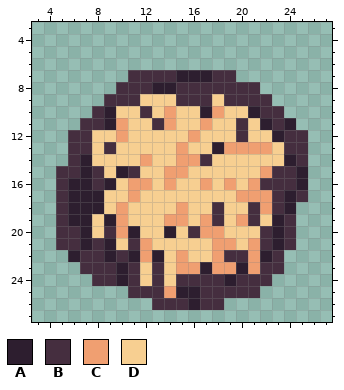
File history of a pixel-art sprite, src/assets/img/skrynia/energyClass.png. Above is the file before it was changed.
The file is 512x512 pixels, drawn in blocks of 16x16; one block is one cell here. Shown: x 3..27, y 3..27.
Palette (. is transparent): A #2d1e2f  B #452e3f  C #f09f71  D #f7cf91
Pixels before, first column x 5:
 7 ......BBBBAAABB......
 8 .....BBBAABBBBBBB....
 9 ....BBBDDDBBBDBBBB...
10 ...BADDBDCDDACDDABB..
11 ..BBACDDBCDDCDDBDABA.
12 .BBDDCDDDDDCDDDBDDABB
13 .BBDBDDDDDCDDACCCCDBB
14 .BADDDDCDDCCBDDDDDDAB
15 BBABDABDDCCDDDDDDCBBA
16 BAABADCCDCDDCDCDCBBBA
17 BAAADDCDDDDDDDDCCCBAB
18 BAAADCDDDDCDDBDDBCBA.
19 BAADACDDDCCDCBDCBDAB.
20 BBADBCADDADBCCDDDBAB.
21 BBABADBCDDDDDCCDCBAB.
22 .ABBABACADCDDCBBCAB..
23 ..BBBABDBDCCACCACBB..
24 ...BBABDBDBBBBABBB...
25 ......BBBCAABBBBB....
26 ........BBBABB.......
The same view after the edit:
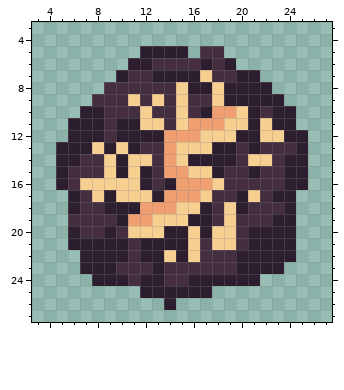
Difference:
Changed rows in their new state; - is an unchanged pixel.
first column x 5:
 5 -------AAAA-BB-------
 6 ------AABBBBABA------
 7 -----A--AA--D--AA----
 8 ----B---BBDAADAAAA---
 9 ---B--DB-BD---AAAAA--
10 --AABBBDBB-B--C---AA-
11 -AAABAA-DB-C-C-DADA--
12 -AAABAAAACC----AA-DAA
13 AAA-A-ABBCD---ABABB-A
14 AABB-A-DBCDAAAAB--B-A
15 A-B---DAB----ABBAB-A-
16 ABDDD-DABACC--BBB--A-
17 .-BDA-D-ACCC-BBADBA-.
18 .-BBAAACCCD-A--A-B---
19 .BBBBACC-DDAA--B-B-A-
20 .ABBABD---ADAD-BAA-A-
21 .A-A-A-AAAA-BDDBAA-A-
22 -.AA-ABA--A-BB-AA-AA-
23 --AAAB-BABBBBBB-AAA--
24 ---AA--AAB-AAA-AA.---
25 ------.AAA--A....----
26 --------.A....-------
Where, in picture pixels (left, top, right, bottom), the same in both pictures:
changed: (56, 46, 308, 310)
